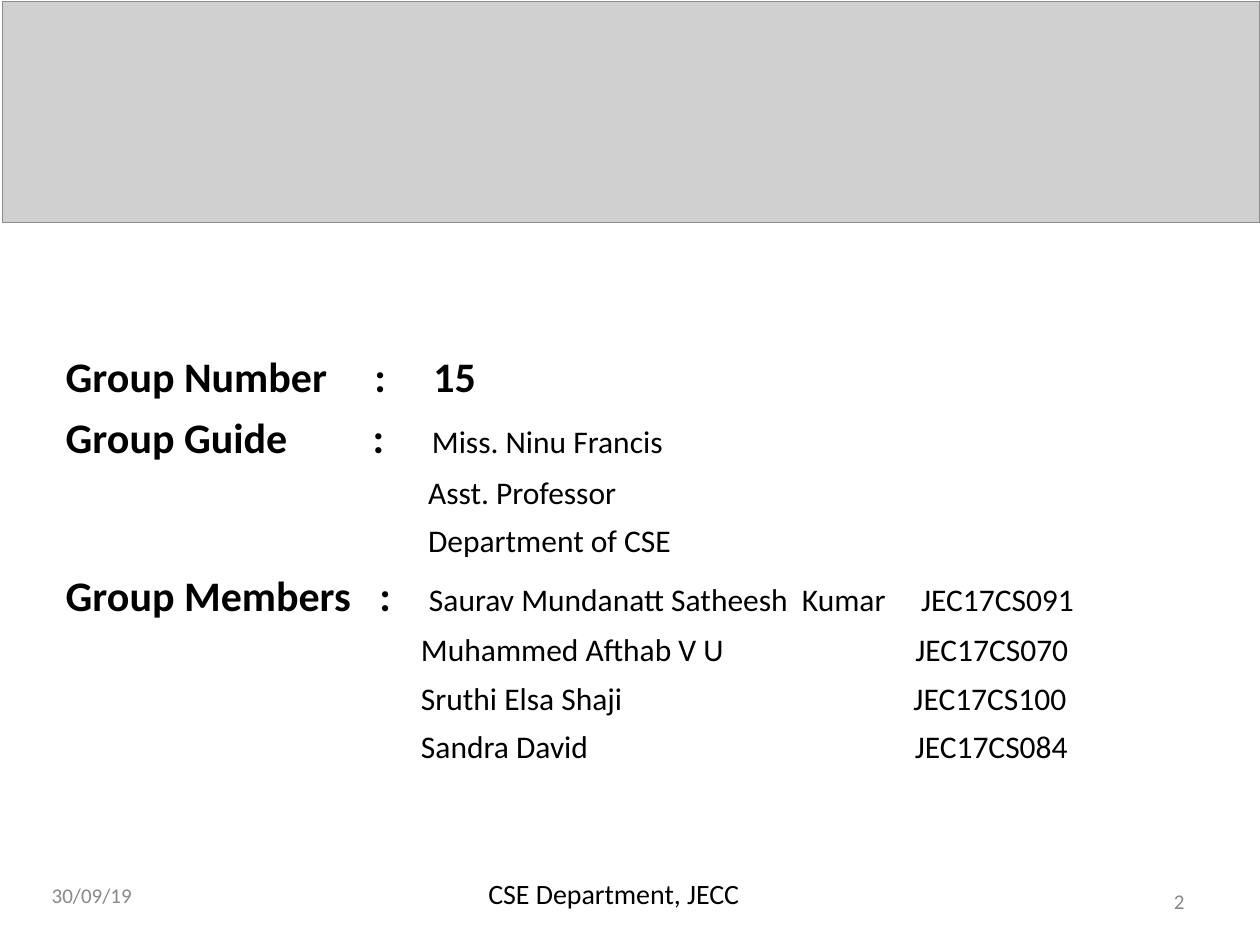
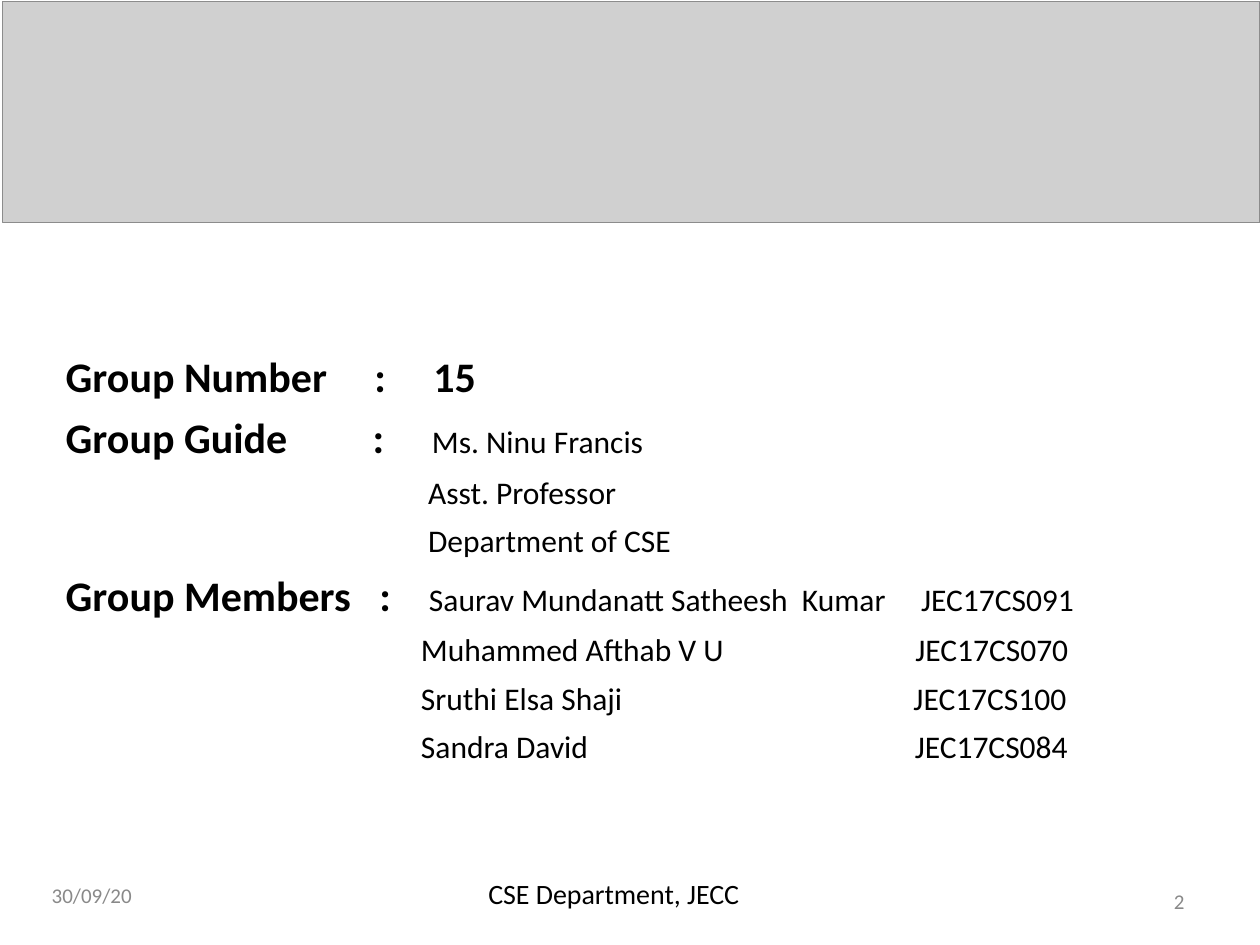
Before and after one commit to saurav-alt/Group15, a slide deck: slide 2 of Group15_Reviews/Mudra Classification Zeroth Review.ppt. Drawn at 1260x945 pixels with LibreOffice and Linux fonts; fonts in the diff are those of the drawing; grey boxes stand for pictures. Boxes give left, top, right and bottom in pixels: in the first picture for what was removed or moved away, otherwise in the second. Text is boxed around its words. In the diff, an @@ line names an element or a change of style, - is before the commit and + after.

```diff
--- a/Group15_Reviews/Mudra Classification Zeroth Review.ppt
+++ b/Group15_Reviews/Mudra Classification Zeroth Review.ppt
@@ text at (x1=66, y1=423, x2=643, y2=460): text changed @@
-Group Guide : Miss. Ninu Francis
+Group Guide : Ms. Ninu Francis
@@ text at (x1=52, y1=888, x2=132, y2=904): text changed @@
-30/09/19
+30/09/20
```
Also in this commit, not shown: 15 other slides changed.
